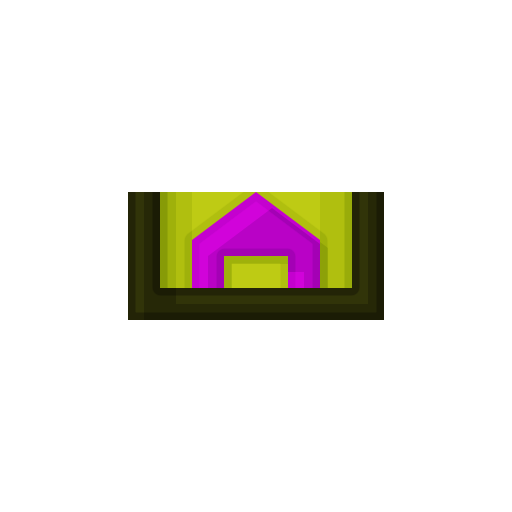
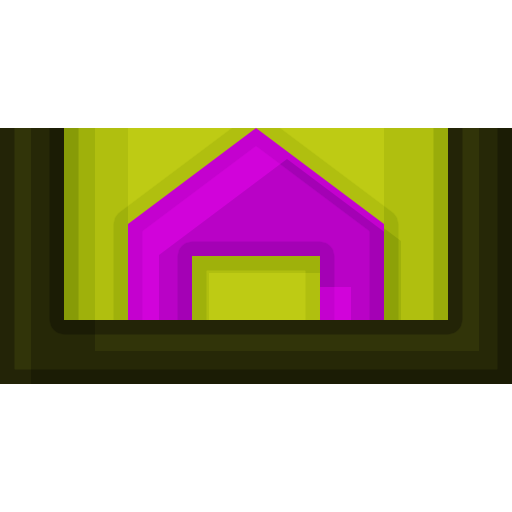
Layers edited between the first and the second 512×512 image:
painted on "Shape 1 copy" over [128, 128, 384, 384]
painted on "Rectangle 1" over [0, 128, 512, 384]
painted on "Rectangle 4" over [64, 128, 448, 384]
painted on "Rectangle 2 copy" over [64, 128, 448, 384]
